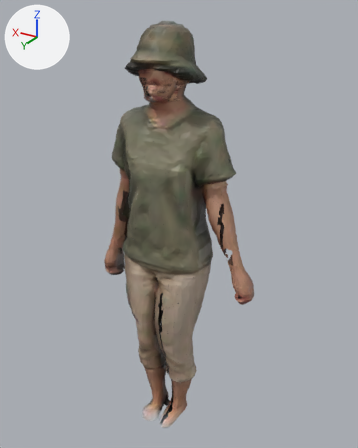
A saved change to the glTF model public/models/ma/nhanvat/tp-020.glb.
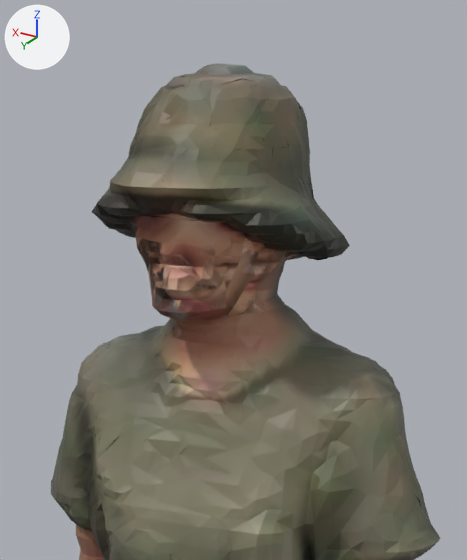
The first picture shows the older version from a camera (50 mm lens) standing at (-0.875, 1.436, 1.609) and looking at (0.009, -0.036, 0.873). The close-ups show the older and then the newer version on the part from 27% to 68% of the width and 0% to 40% of the height of that picture. Only the edits that show in the close-ups are written down. The axes (+X, +Y, +Z) are drawn at upper left. The lights are the same throughout. Vertices at exactly the same position are counted once.

Names of what the first close-up shows: 'Body'.
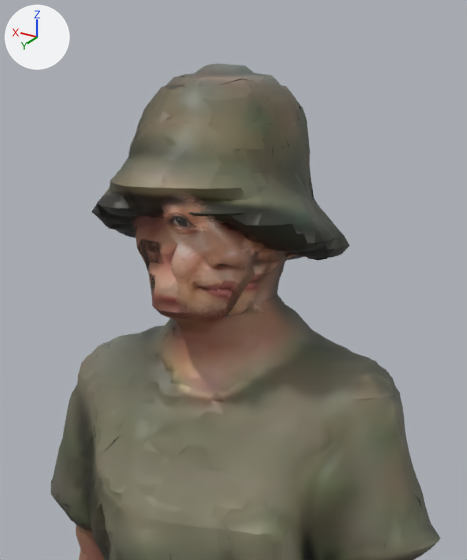
Pixel boxes [x1, y1, x2, y2] of what changed, in the close-ups (467 x 560 px):
part 1 of me_body, built on: before [150, 245, 224, 319]; after [160, 191, 254, 319]

The edits, one by one:
Picture 'mat-2d' (img_mat_2d) is new.
Material 'Face2D' (mat_face2d) is new.
Uses the picture img_mat_2d.
me_body is used by ob_body; location (0.0, 0.0, 0.0).
me_body had 11130 vertices, 14797 faces and spanned x -0.32..0.31, y -0.14..0.13, z 0.0..1.58.
me_body now has 12058 vertices, 16512 faces and spans x -0.32..0.31, y -0.14..0.13, z 0.0..1.58.
me_body part 1: 1 vertex moved within x -0.01, y 0.08, z 1.4; 13 vertices removed from x 0.0..0.06, y 0.07..0.1, z 1.34..1.4; 941 vertices added at x -0.04..0.05, y 0.04..0.12, z 1.34..1.48.
me_body gains material mat_face2d.
